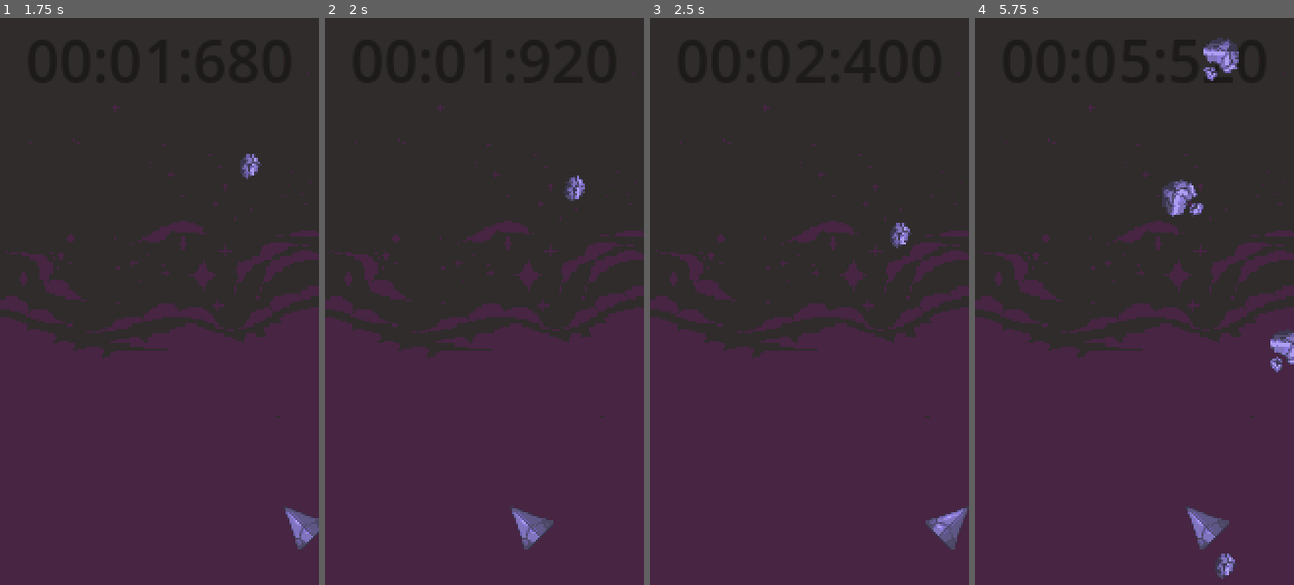
Above: before the commit, frames 1-4 (left to right).
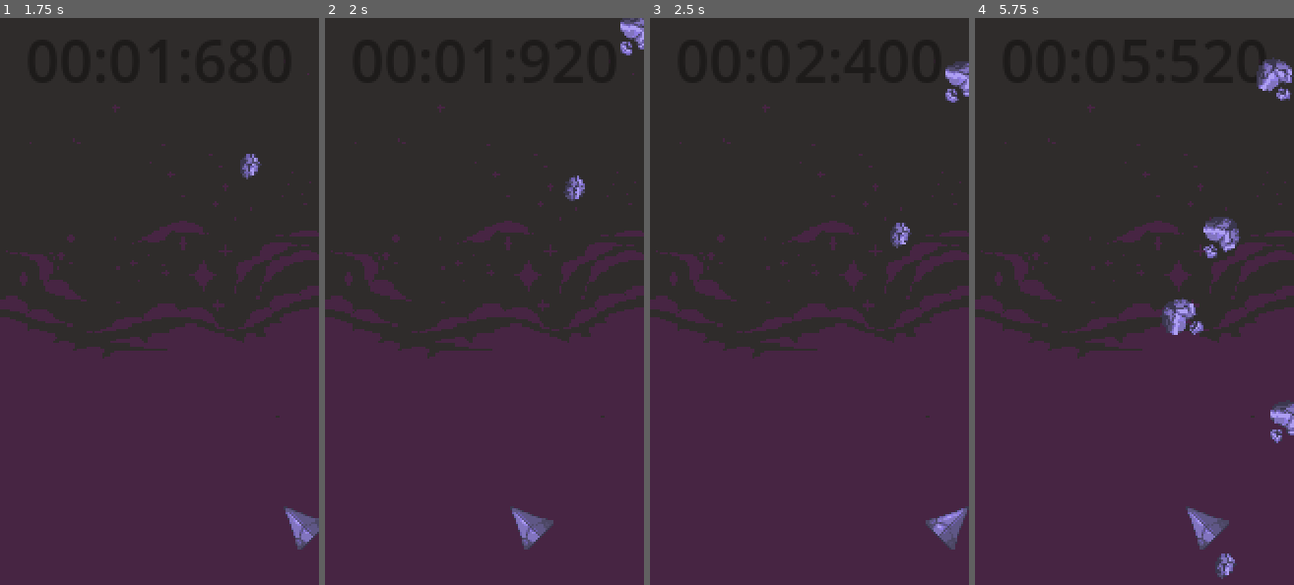
Above: after the commit, the same moments.

Repository: Dokkae6949/MidAir
Game: Godot game, scene res://scenes/main.tscn
Two runs of this game, one before a commit and one after it. Both use one fixed random seed, a clock stepped at 60 frames per second and the inputs below.
Inputs:
- Up to frame 1 (1.75 s): hold D (player_move_right) 0.53-1.28 s; tap Space at 0.77, 1.52 s; hold A (player_move_left) from 1.28 s (still down)
- Up to frame 2 (2 s): keep holding A (player_move_left)
- Up to frame 3 (2.5 s): release A (player_move_left) at 2.03 s; hold D (player_move_right) from 2.03 s (still down)
- Up to frame 4 (5.75 s): tap Space at 3.02, 3.77, 4.52 s; release D (player_move_right) at 3.53 s; hold A (player_move_left) from 3.53 s (still down)

Frame 1 is identical in both runs. In frame 2, 0.4% of the frame differs, in the area x 92-100%, y 0-7%; in frame 3, 0.4%; in frame 4, 3.5%, in the area x 58-100%, y 3-75%.

Commit message:
Add initial files for powerups

Diff:
--- a/project.godot
+++ b/project.godot
@@ -17,7 +17,7 @@
 
 [autoload]
 
-SignalBus="*res://scripts/signal_bus.gd"
+GameManager="*res://scripts/game_manager.gd"
 
 [display]
 
--- /dev/null
+++ b/scenes/powerups/powerup_star.tscn
@@ -0,0 +1,15 @@
+[gd_scene load_steps=3 format=3 uid="uid://cdwfonye81efr"]
+
+[ext_resource type="Texture2D" uid="uid://bywnegvgxb8co" path="res://assets/star.png" id="1_7yo8h"]
+
+[sub_resource type="CircleShape2D" id="CircleShape2D_rcw44"]
+radius = 14.5
+
+[node name="PowerupStar" type="Area2D"]
+
+[node name="Star" type="Sprite2D" parent="."]
+texture = ExtResource("1_7yo8h")
+region_rect = Rect2(64, 0, 32, 32)
+
+[node name="CollisionShape2D" type="CollisionShape2D" parent="."]
+shape = SubResource("CircleShape2D_rcw44")
--- a/scripts/MeteorManager.gd
+++ b/scripts/MeteorManager.gd
@@ -7,8 +7,8 @@
 @export var enabled: bool = true
 @export_group("Spawning")
 @export var meteors: Array[PackedScene]
-@export var spawn_distance_min: float = 50.0
-@export var spawn_distance_max: float = 120.0
+@export var spawn_distance_min: float = 1800.0
+@export var spawn_distance_max: float = 5000.0
 @export_group("Movement")
 @export var movement_speed: float = 40.0
 @export var movement_speed_multiplier_min = 0.9
@@ -21,8 +21,8 @@
 
 
 func _ready() -> void:
-	SignalBus.player_hit.connect(_on_player_hit)
-	SignalBus.game_over.connect(_on_game_over)
+	GameManager.player_hit.connect(_on_player_hit)
+	GameManager.game_over.connect(_on_game_over)
 
 
 func _process(delta: float) -> void:
@@ -44,15 +44,15 @@
 func _physics_process(delta: float) -> void:
 	if !enabled: return
 
-	var movement = movement_direction * movement_speed * delta
+	var movement = movement_direction * movement_speed * delta * GameManager.time_scale
 
 	for child: CollisionObject2D in get_children():
 		child.position += movement * child.get_meta(MOVEMENT_SPEED_MULTIPLIER_META_NAME, 1.0)
 		if child.position.y >= get_viewport_rect().size.y + 50:
 			child.queue_free()
 
-	movement_speed += movement_speed_increase * delta
-	_spawn_distance -= movement_speed * delta
+	movement_speed += movement_speed_increase * delta * GameManager.time_scale
+	_spawn_distance -= movement_speed
 
 
 func _on_player_hit(player: Player, other: Node2D) -> void:
--- /dev/null
+++ b/scripts/game_manager.gd
@@ -0,0 +1,21 @@
+extends Node
+
+
+## Triggered when the time scale changes.
+## Provides the old and new time scale.
+signal time_scale_changed(old: float, new: float)
+## Custom time scale meant to be used on everything
+## that is supposed to be affected by in game slow down effects.
+@export var time_scale: float = Engine.time_scale :
+	set(value):
+		var old: float = time_scale
+		time_scale = value
+		time_scale_changed.emit(value, old)
+
+## Triggered when the player gets hit.
+signal player_hit(player: Player, other: Node2D)
+## Reference to the player or if no player is present null.
+@export var player: Player = null
+
+## Triggered when the game ended.
+signal game_over()
--- a/scripts/main.gd
+++ b/scripts/main.gd
@@ -18,7 +18,8 @@
 	player.position.x = get_viewport_rect().size.x / 2
 	player.position.y = get_viewport_rect().size.y - get_viewport_rect().size.y / 10
 
-	SignalBus.player_hit.connect(_on_player_hit)
+	GameManager.player_hit.connect(_on_player_hit)
+
 
 func _process(delta: float) -> void:
 	if _game_over:
@@ -45,4 +46,4 @@
 	game_over.show()
 	game_over_background.show()
 
-	SignalBus.game_over.emit()
+	GameManager.game_over.emit()
--- a/scripts/player.gd
+++ b/scripts/player.gd
@@ -22,7 +22,7 @@
 func _ready() -> void:
 	body_entered.connect(_on_body_entered)
 	area_entered.connect(_on_area_entered)
-	SignalBus.game_over.connect(_on_game_over)
+	GameManager.game_over.connect(_on_game_over)
 
 
 func _process(delta: float) -> void:
@@ -75,10 +75,10 @@
 
 
 func _on_body_entered(body: Node2D) -> void:
-	SignalBus.player_hit.emit(self, body)
+	GameManager.player_hit.emit(self, body)
 
 func _on_area_entered(body: Node2D) -> void:
-	SignalBus.player_hit.emit(self, body)
+	GameManager.player_hit.emit(self, body)
 
 func _on_game_over() -> void:
 	enabled = false
--- a/scripts/signal_bus.gd
+++ /dev/null
@@ -1,5 +0,0 @@
-extends Node
-
-
-signal game_over()
-signal player_hit(player: Player, other: Node2D)
Binary file added: assets/star.aseprite
Binary file added: assets/star.png
Not shown, added: assets/star.png.import
Not shown, added: export_presets.cfg
Not shown, added: exports/mid-air_linux.pck
Not shown, added: exports/mid-air_linux.sh
Not shown, added: exports/mid-air_linux.x86_64
